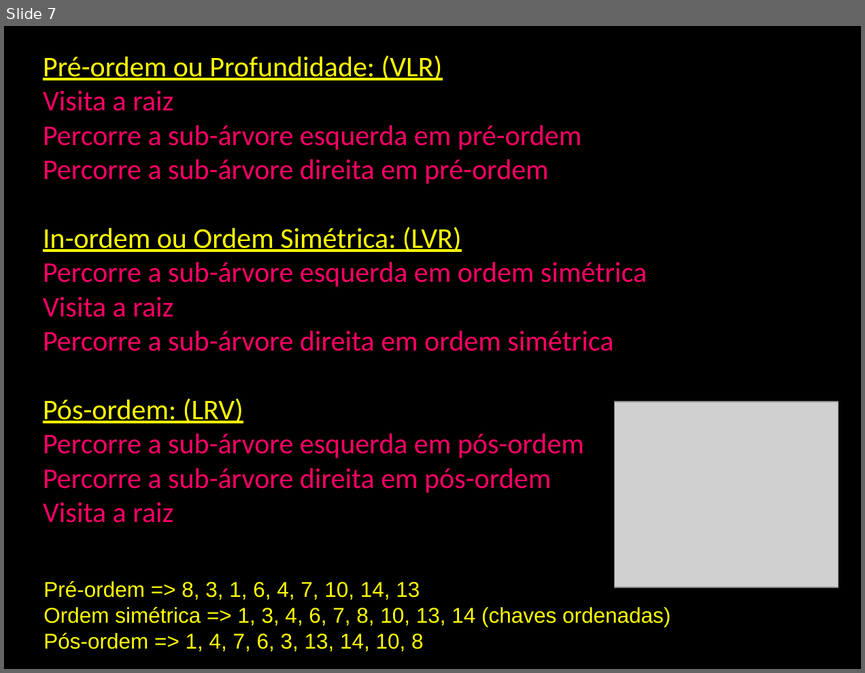
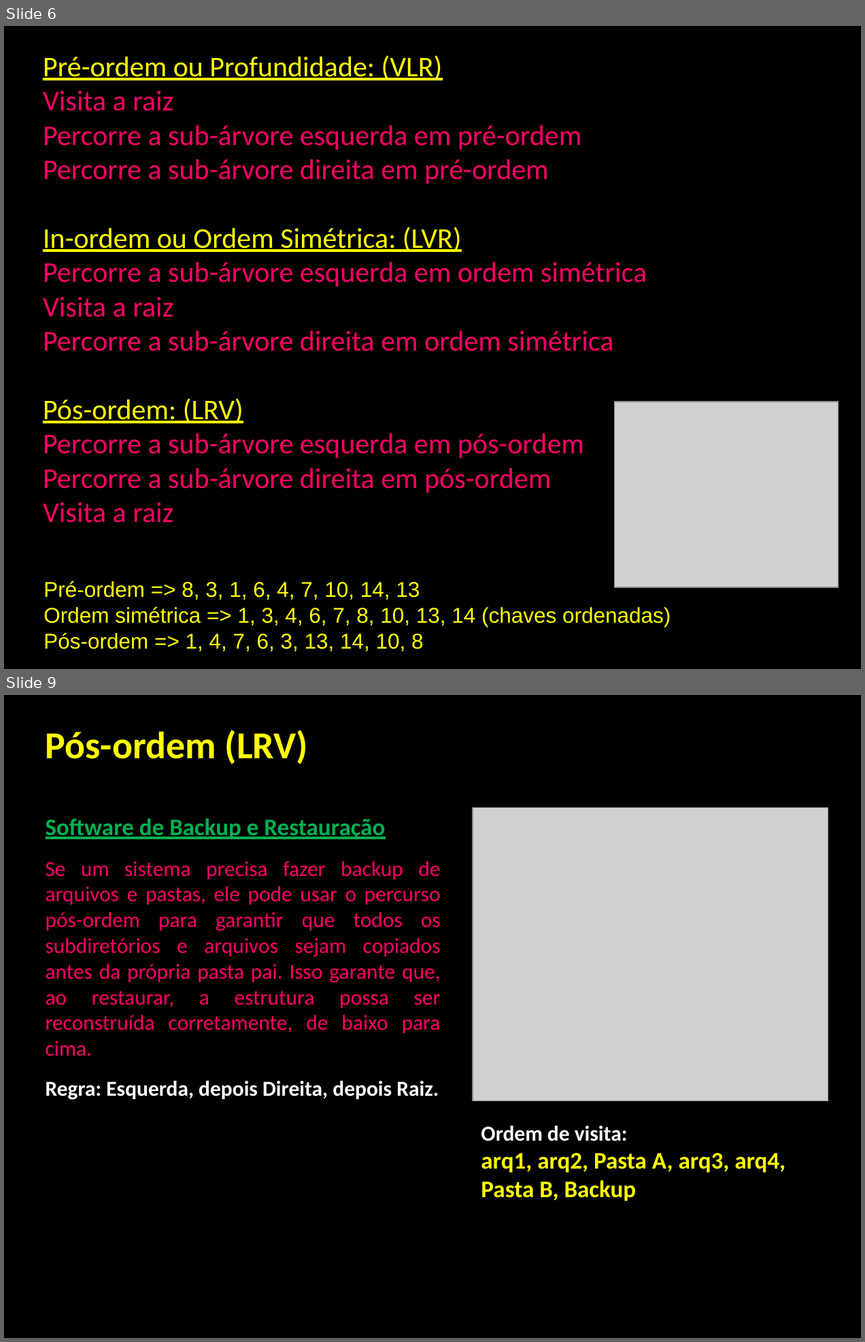
Before and after one commit to XandyGomes/3ADS_EstruturaDados-2026-2, a slide deck: Slides/13-Árvore-Binária-de-Busca.pptx. Shown one above the other, each under a label of ours: slide 7 before the commit, slides 6 and 9 after it; the slides between them are not shown. The pictures are 865x673 and 865x1342 pixels, drawn with LibreOffice and Linux fonts; fonts in the diff are those of the drawing; grey boxes stand for pictures. Boxes give left, top, right and bottom in pixels: in the first picture for what was removed or moved away, otherwise in the second. Text is boxed around its words. In the diff, an @@ line names an element or a change of style, - is before the commit and + after.

```diff
--- a/Slides/13-Árvore-Binária-de-Busca.pptx
+++ b/Slides/13-Árvore-Binária-de-Busca.pptx
@@ slide 9 added at box(4, 695, 861, 1338), background #000000 @@
@@ text added at box(45, 730, 308, 764), 32 pt, text #FFFF00, bold @@
+Pós-ordem (LRV)
@@ picture added at box(473, 807, 828, 1100) @@
@@ text added at box(45, 818, 441, 1100), 18 pt, text #FF0066 @@
+Software de Backup e Restauração
+Se um sistema precisa fazer backup de arquivos e pastas, ele pode usar o percurso pós-ordem para garantir que todos os subdiretórios e arquivos sejam copiados antes da própria pasta pai. Isso garante que, ao restaurar, a estrutura possa ser reconstruída corretamente, de baixo para cima.
+Regra: Esquerda, depois Direita, depois Raiz.
@@ text added at box(481, 1125, 785, 1201), 20 pt, text #FFFF00, bold @@
+Ordem de visita:
+arq1, arq2, Pasta A, arq3, arq4, Pasta B, Backup
@@ what was slide 7 is now slide 6 @@
```
Also in this commit, not shown: 2 slides changed, 1 other slide added, 1 slide removed, 39 other files.
